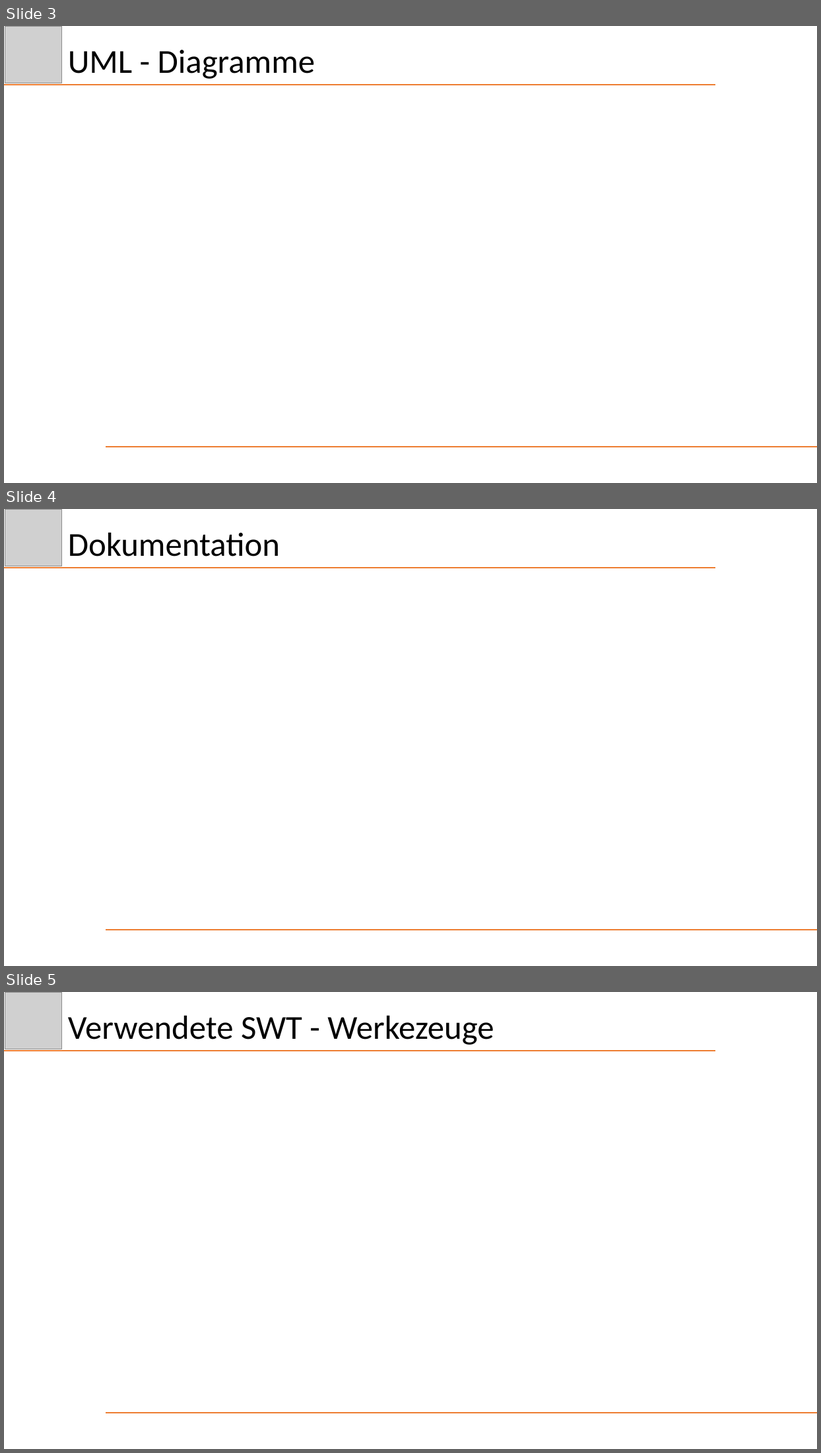
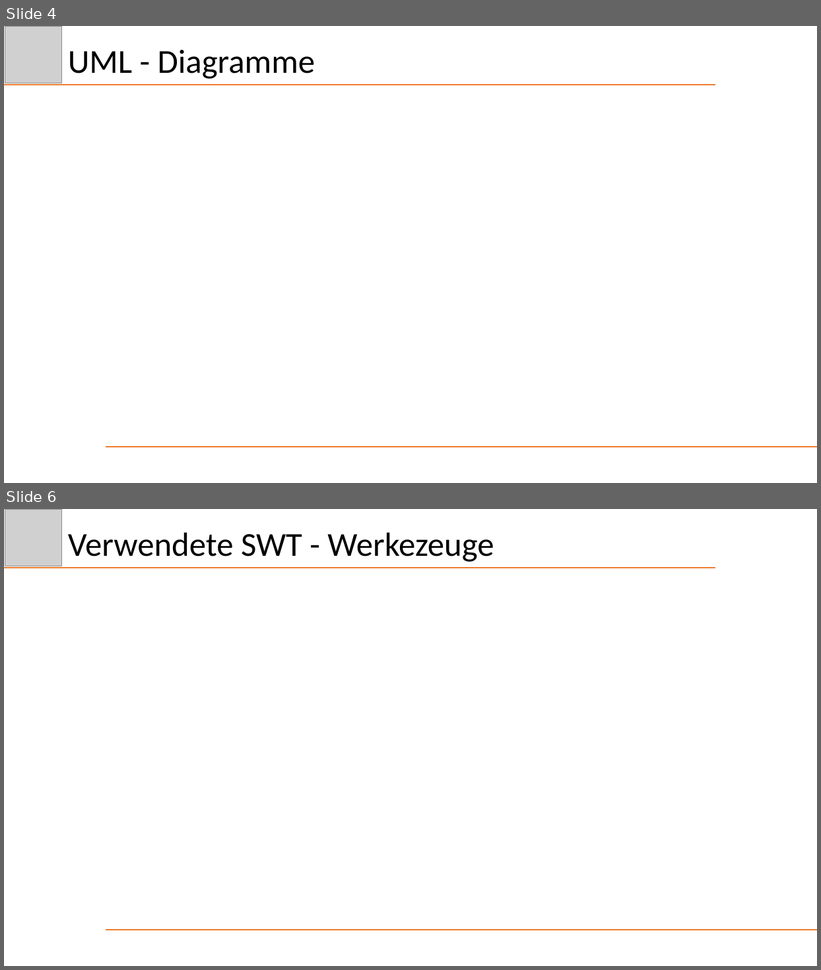
Before and after one commit to Schnitzel128/sejava, a slide deck: Präsentation/DezHex.pptx. Shown one above the other, each under a label of ours: slides 3, 4 and 5 before the commit, slides 4 and 6 after it; the slides between them are not shown. The pictures are 821x1453 and 821x970 pixels, drawn with LibreOffice and Linux fonts; fonts in the diff are those of the drawing; grey boxes stand for pictures. Boxes give left, top, right and bottom in pixels: in the first picture for what was removed or moved away, otherwise in the second. Text is boxed around its words. In the diff, an @@ line names an element or a change of style, - is before the commit and + after.

```diff
--- a/Präsentation/DezHex.pptx
+++ b/Präsentation/DezHex.pptx
@@ slide 4 removed at box(4, 509, 817, 966), background #FFFFFF @@
@@ picture removed at box(5, 509, 62, 566) @@
@@ title removed at box(68, 532, 280, 557) @@
-Dokumentation
@@ line removed from (4, 568) to (716, 568) @@
@@ line removed from (106, 930) to (817, 930) @@
@@ what was slide 3 is now slide 4 @@
@@ what was slide 5 is now slide 6 @@
```
Also in this commit, not shown: 1 slide changed, 3 slides added.
